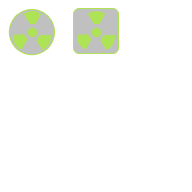
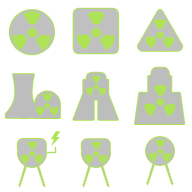
Revision of a layered 192px x 192px image; what changed, layer by layer:
painted on "trefoil", unmasked it over [12, 11, 51, 51]
painted on "outline circle", unmasked it over [9, 10, 55, 55]
added group "trangle trefoil" with 2 layers above "rounded rect trefoil" over [137, 10, 183, 51]
added layer "trefoil 2" (1st of 2, in "trangle trefoil") in group "trangle trefoil" over [145, 19, 175, 49]
added layer "outline rounded rect" (1st of 2, in "trangle trefoil") in group "trangle trefoil" over [137, 10, 183, 51]
painted on "trefoil 2" (2nd of 2, in "rounded rect trefoil"), unmasked it over [76, 11, 115, 50]
painted on "outline rounded rect" (2nd of 2, in "rounded rect trefoil"), unmasked it over [73, 8, 119, 54]
added group "nuke plant copy 2" with 2 layers above "nuke plant copy" over [134, 67, 185, 124]
added layer "trefoil 2 copy" (1st of 3, in "nuke plant copy 2") in group "nuke plant copy 2" over [144, 84, 176, 117]
added layer "Shape 2" (1st of 3, in "nuke plant copy 2") in group "nuke plant copy 2" over [134, 67, 185, 124]
added group "nuke plant copy" with 2 layers above "nuke plant" over [73, 72, 118, 120]
added layer "Shape 2" (2nd of 3, in "nuke plant copy") in group "nuke plant copy" over [73, 72, 118, 120]
added group "nuke plant" with 2 layers above "solidcore" over [5, 74, 60, 118]
added layer "Shape 2" (3rd of 3, in "nuke plant") in group "nuke plant" over [5, 74, 60, 118]
added group "solidcore" with 2 layers above "gascore" over [81, 139, 110, 187]
added layer "Shape 3 copy" (1st of 2, in "solidcore") in group "solidcore" over [81, 139, 110, 187]
added group "gascore" with 2 layers above "solidcore powered" over [146, 137, 174, 185]
added layer "Shape 3" in group "gascore" over [146, 137, 174, 185]
added group "solidcore powered" with 3 layers above "Layer 2" over [17, 131, 61, 187]
added layer "Shape 3 copy" (2nd of 2, in "solidcore powered") in group "solidcore powered" over [17, 139, 56, 187]
…and 6 more changes (6 added)
